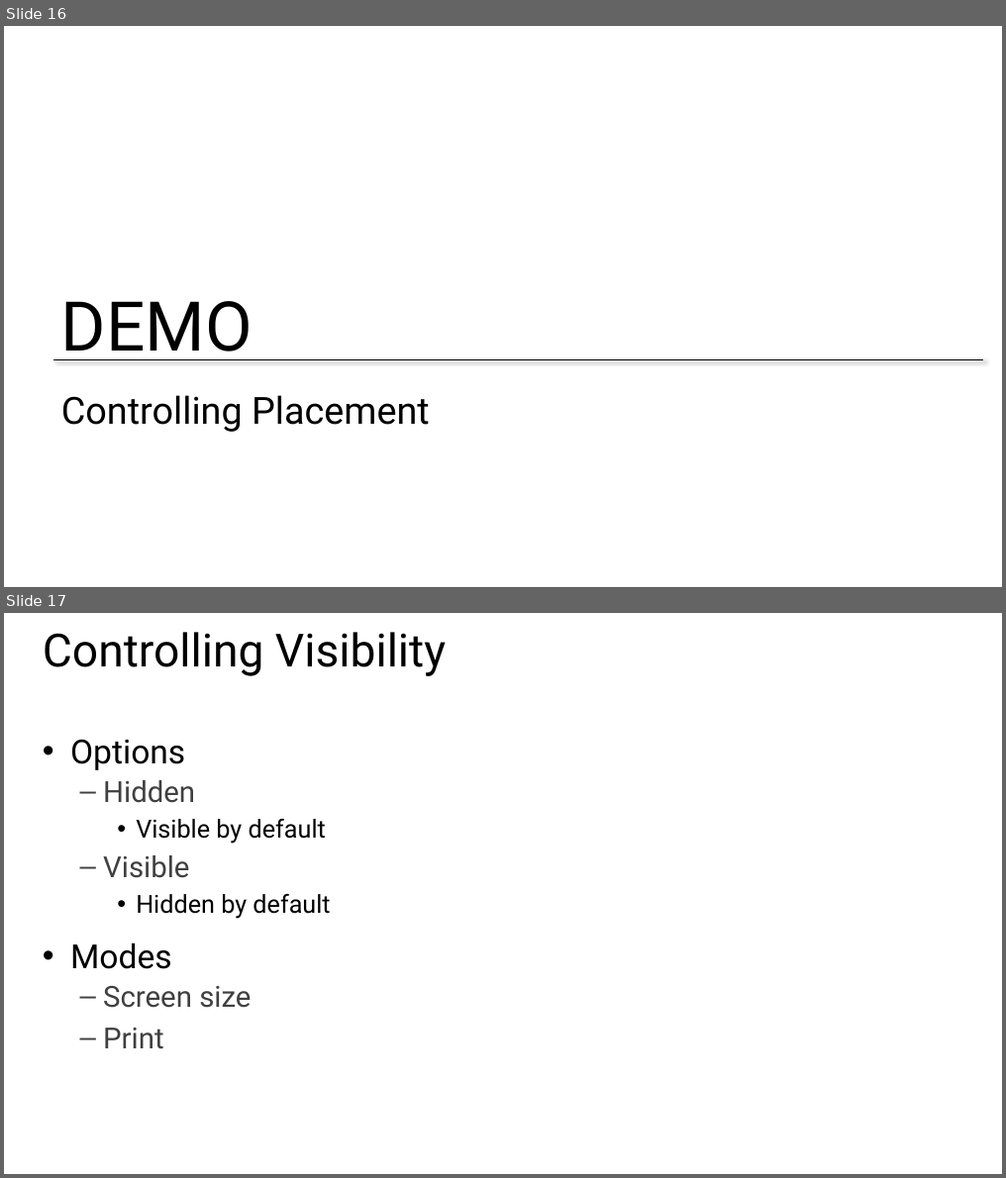
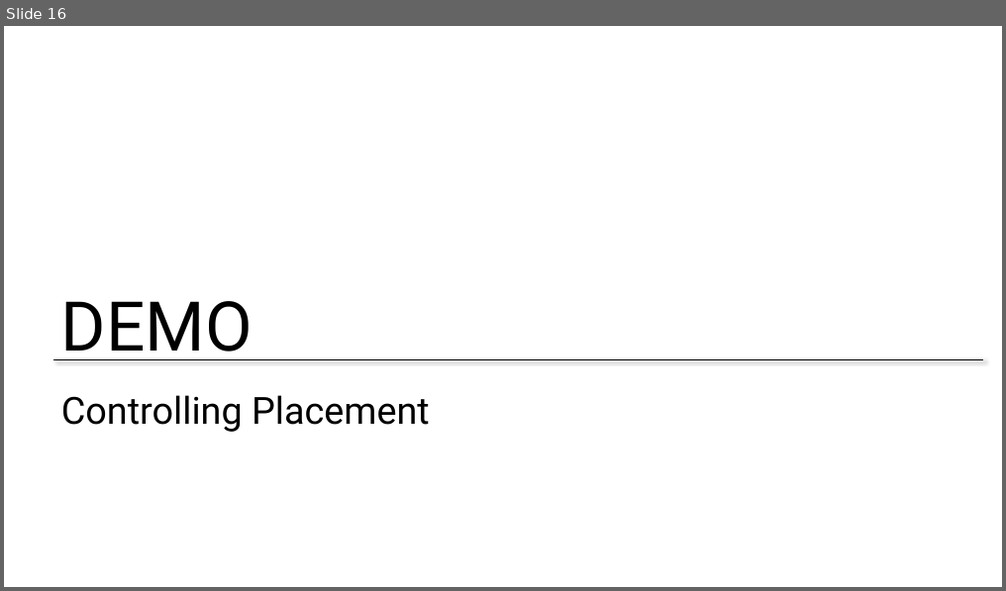
Before and after one commit to zmy/Bootstrap-edX, a slide deck: Slides/Week 1 - Part 2 - Page layout.pptx. Shown one above the other, each under a label of ours: slides 16 and 17 before the commit, slide 16 after it. The pictures are 1006x1178 and 1006x591 pixels, drawn with LibreOffice and Linux fonts; fonts in the diff are those of the drawing; background and template pictures are left out. Boxes give left, top, right and bottom in pixels: in the first picture for what was removed or moved away, otherwise in the second. Text is boxed around its words. In the diff, an @@ line names an element or a change of style, - is before the commit and + after.

```diff
--- a/Slides/Week 1 - Part 2 - Page layout.pptx
+++ b/Slides/Week 1 - Part 2 - Page layout.pptx
@@ slide 17 removed at [4, 613, 1002, 1174], background #FFFFFF @@
@@ title removed at [43, 632, 446, 676] @@
-Controlling Visibility
@@ text removed at [70, 739, 330, 1050] @@
-• Options
-  – Hidden
-    • Visible by default
-  – Visible
-    • Hidden by default
-• Modes
-  – Screen size
-  – Print
```
Also in this commit, not shown: 2 other slides removed, 5 other files.
